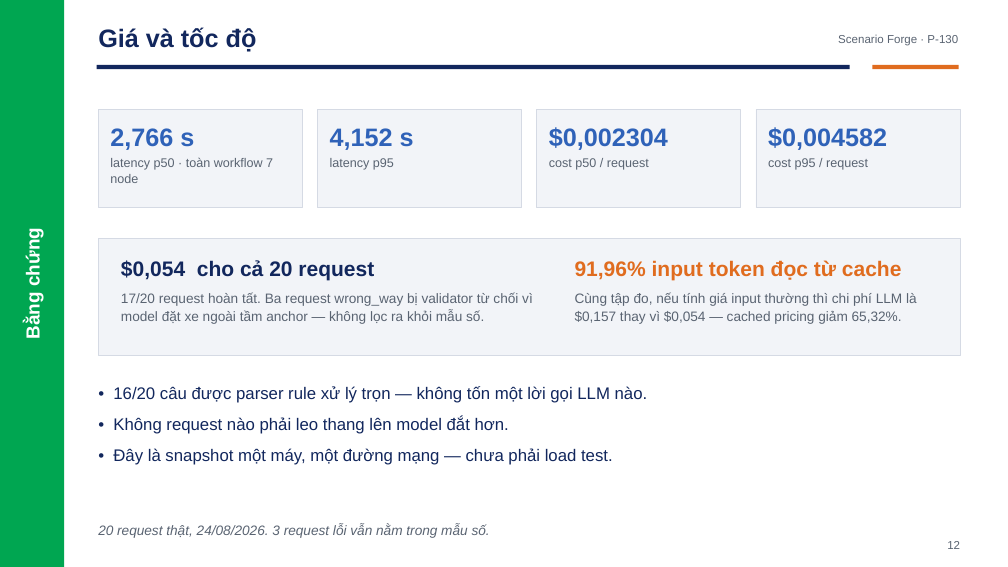
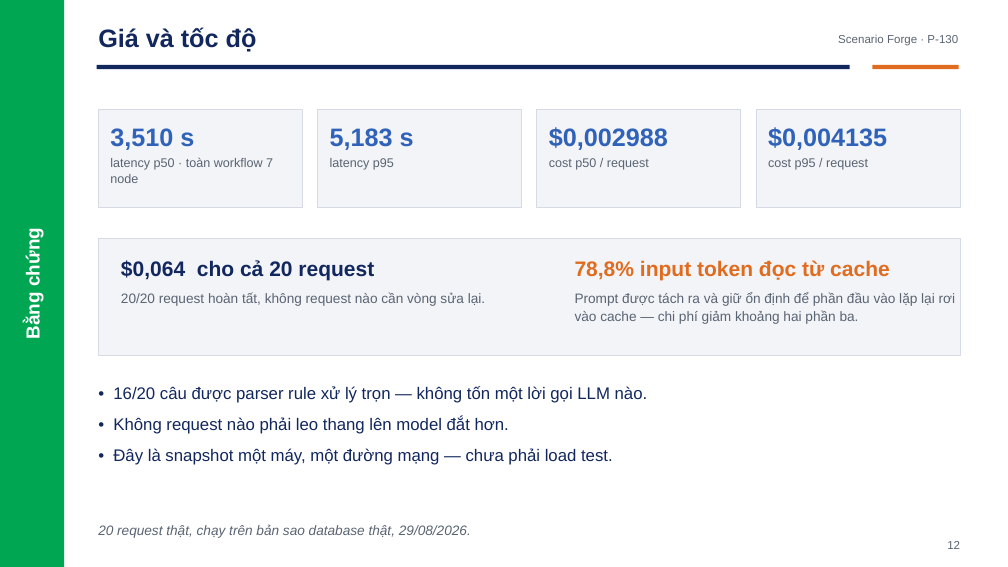
Before and after one commit to Menakanchi/nextjs-boilerplate, a slide deck: slide 12 of presentation/pitch_deck.pptx. Drawn at 1008x567 pixels with LibreOffice and Linux fonts; fonts in the diff are those of the drawing. Boxes give left, top, right and bottom in pixels: in the first picture for what was removed or moved away, otherwise in the second. Text is boxed around its words. In the diff, an @@ line names an element or a change of style, - is before the commit and + after.

Commit message:
docs: slide 12/13 bỏ chi tiết kỹ thuật, cập nhật số 29/08
Slide thuyết trình không cần kể tên failure mode. Bỏ câu giải thích ba
request wrong_way hỏng vì đặt xe ngoài tầm anchor; thay bằng '20/20 request
hoàn tất, không request nào cần vòng sửa lại'.

Số liệu chuyển từ artifact 24/08 sang 29/08 (intent_speed_fix_2026-08-29):
p50 3,510s, p95 5,183s, cost p50 $0,002988, tổng $0,064, cache 78,8%.
Deck giờ dùng chung một mốc ngày.

Slide 7: 483 pass -> 533 pass, 21 skip -> 34 skip.

```diff
--- a/presentation/pitch_deck.pptx
+++ b/presentation/pitch_deck.pptx
@@ text at box(110, 128, 194, 150): text changed @@
-2,766 s
+3,510 s
@@ text at box(330, 128, 414, 150): text changed @@
-4,152 s
+5,183 s
@@ text at box(549, 127, 668, 150): text changed @@
-$0,002304
+$0,002988
@@ text at box(768, 127, 887, 150): text changed @@
-$0,004582
+$0,004135
@@ text at box(121, 260, 485, 306): text changed @@
-$0,054 cho cả 20 request
-17/20 request hoàn tất. Ba request wrong_way bị validator từ chối vì model đặt xe ngoài tầm anchor — không lọc ra khỏi mẫu số.
+$0,064 cho cả 20 request
+20/20 request hoàn tất, không request nào cần vòng sửa lại.
@@ text at box(575, 260, 955, 324): text changed @@
-91,96% input token đọc từ cache
-Cùng tập đo, nếu tính giá input thường thì chi phí LLM là $0,157 thay vì $0,054 — cached pricing giảm 65,32%.
+78,8% input token đọc từ cache
+Prompt được tách ra và giữ ổn định để phần đầu vào lặp lại rơi vào cache — chi phí giảm khoảng hai phần ba.
@@ text at box(98, 524, 471, 538): text changed @@
-20 request thật, 24/08/2026. 3 request lỗi vẫn nằm trong mẫu số.
+20 request thật, chạy trên bản sao database thật, 29/08/2026.
```
Also in this commit, not shown: 2 other slides changed, 1 other file.
